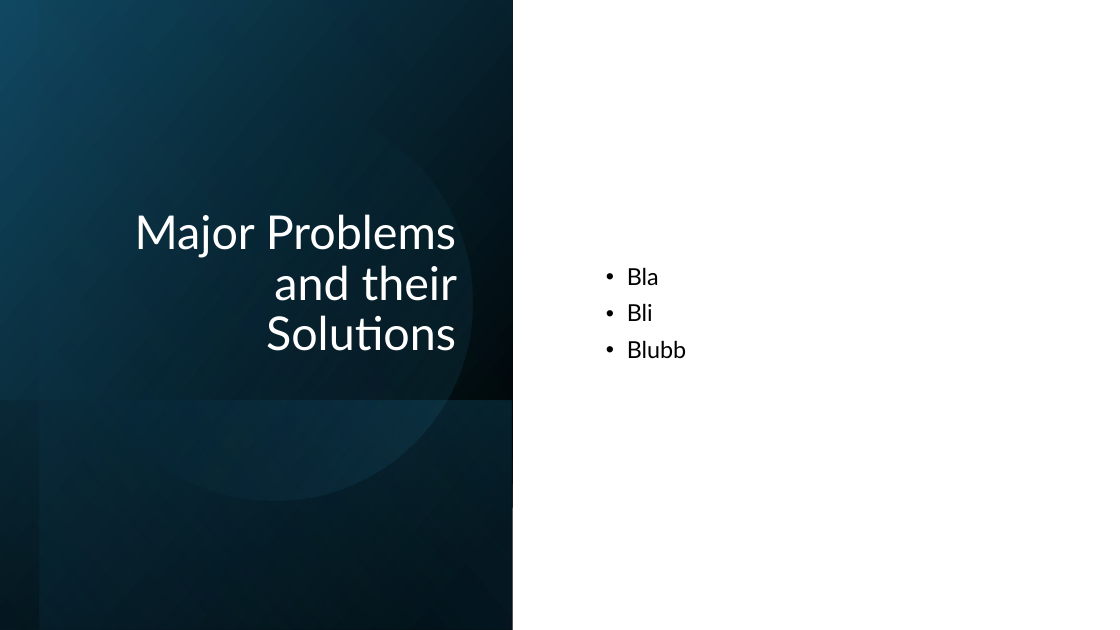
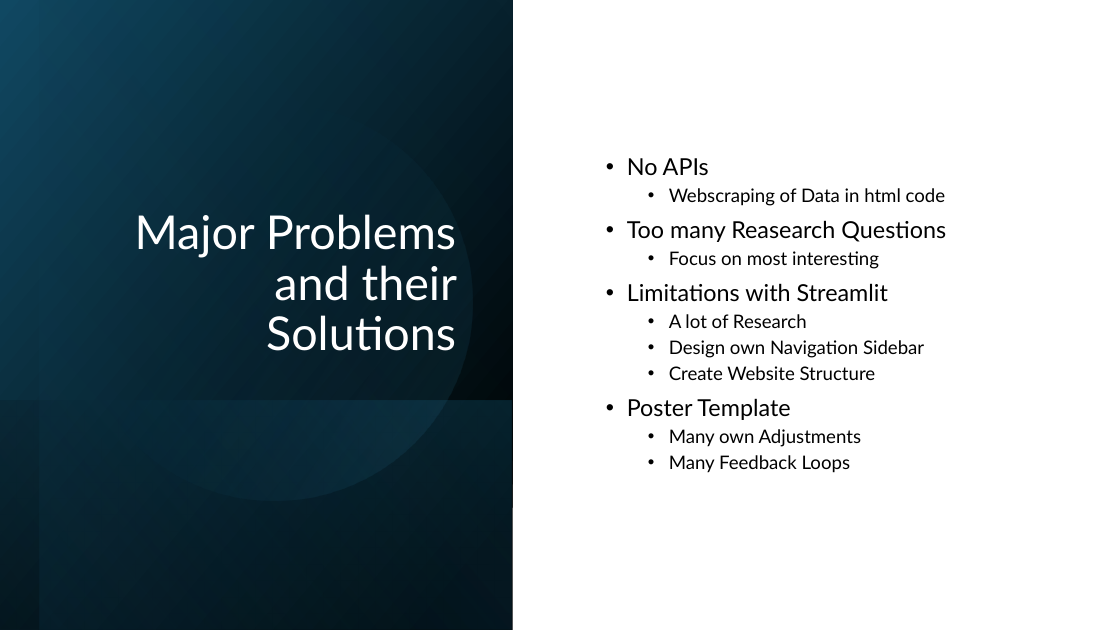
Before and after one commit to EmilieTr/darts_data_science_project, a slide deck: slide 3 of Presentations/DS_Project_Week-4.pptx. Drawn at 1120x630 pixels with LibreOffice and Linux fonts; fonts in the diff are those of the drawing. Boxes give left, top, right and bottom in pixels: in the first picture for what was removed or moved away, otherwise in the second. Text is boxed around its words. In the diff, an @@ line names an element or a change of style, - is before the commit and + after.

```diff
--- a/Presentations/DS_Project_Week-4.pptx
+++ b/Presentations/DS_Project_Week-4.pptx
@@ text at <box>627,158,946,473</box>: text changed; size 20 to 16 pt @@
-• Bla
-• Bli
-• Blubb
+• No APIs
+  • Webscraping of Data in html code
+• Too many Reasearch Questions
+  • Focus on most interesting
+• Limitations with Streamlit
+  • A lot of Research
+  • Design own Navigation Sidebar
+  • Create Website Structure
+• Poster Template
+  • Many own Adjustments
+  • Many Feedback Loops
```
Also in this commit, not shown: 3 other slides changed, 1 slide removed, 1 other file.
